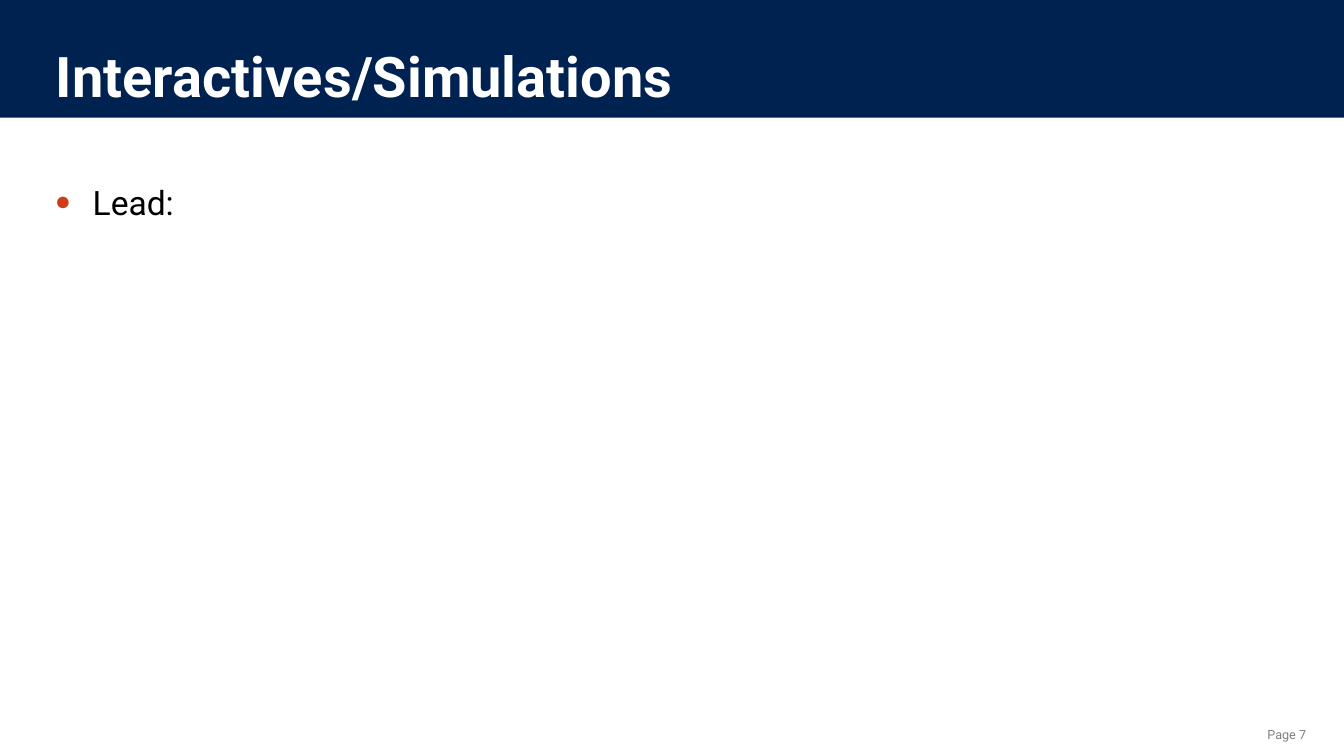
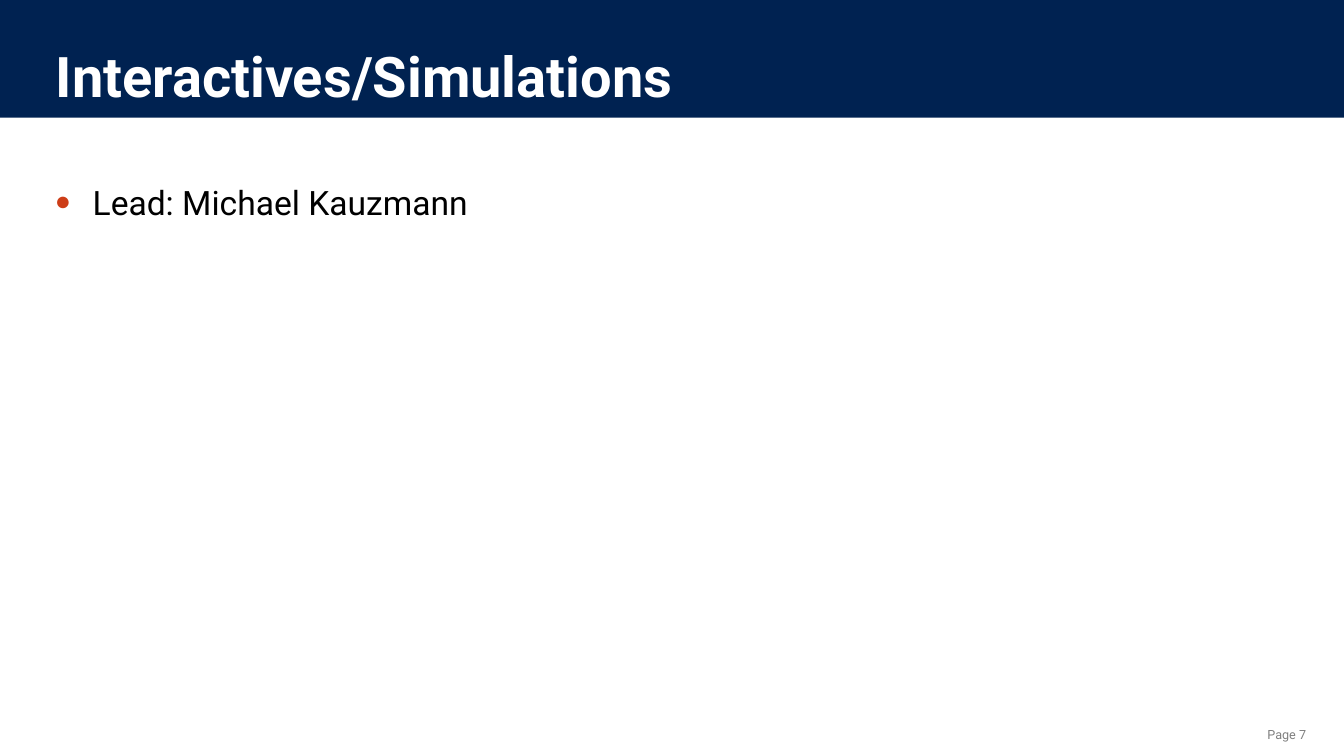
Before and after one commit to benetech/DIAGRAM-Code-Sprint-2018, a slide deck: slide 7 of CodeSprint Projects.pptx. Drawn at 1344x756 pixels with LibreOffice and Linux fonts; fonts in the diff are those of the drawing; background and template pictures are left out. Boxes give left, top, right and bottom in pixels: in the first picture for what was removed or moved away, otherwise in the second. Text is boxed around its words. In the diff, an @@ line names an element or a change of style, - is before the commit and + after.

```diff
--- a/CodeSprint Projects.pptx
+++ b/CodeSprint Projects.pptx
@@ text at [93,189,467,216]: text changed @@
-● Lead:
+● Lead: Michael Kauzmann
```
Also in this commit, not shown: 10 other slides changed.
